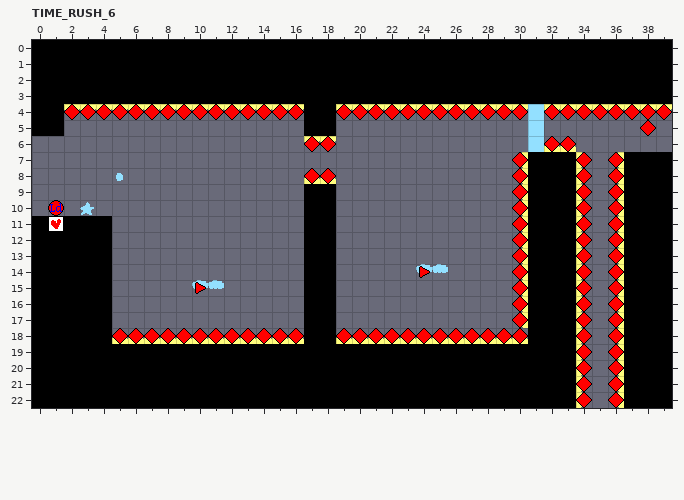
LDtk project: Assets/LDtk/level_11.ldtk. The picture above was drawn from the file before the commit.
Cells are 16x16 px. Shown: TIME_RUSH_6 x 0..39, y 0..22. The commit also changed other parts of the map, which this record leaves out.
After the commit:
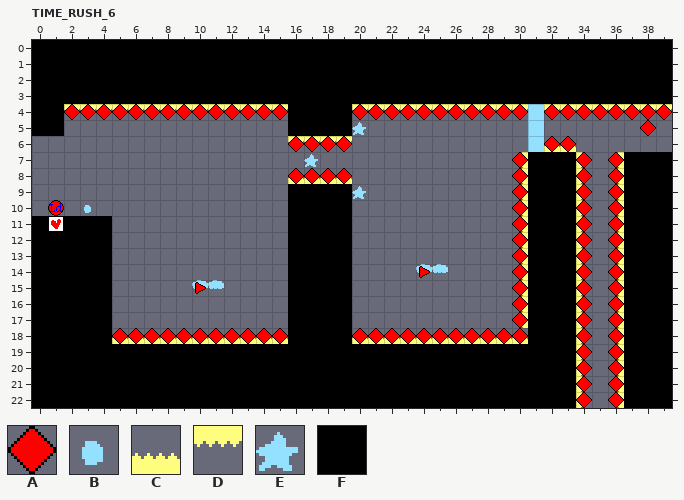
Key: from "CONTROLS": A 1; from "ENTITIES": B 0, C 16, D 17, E 98; from "GROUND": F 0.
_ is an empty cell.
Difference:
Layer "GROUND":
y 4..5: x 16 _ -> F; x 19 _ -> F
y 9..18: x 16 _ -> F; x 19 _ -> F
Layer "ENTITIES":
y 4: x 16 D -> _; x 19 D -> _
y 5: x 20 _ -> E
y 6: x 16 _ -> D; x 19 _ -> D
y 7: x 17 _ -> E
y 8: x 5 B -> _; x 16 _ -> C; x 19 _ -> C
y 9: x 20 _ -> E
y 10: x 3 E -> B
y 18: x 16 C -> _; x 19 C -> _
Layer "CONTROLS":
y 4: x 16 A -> _; x 19 A -> _
y 6: x 16 _ -> A; x 19 _ -> A
y 8: x 16 _ -> A; x 19 _ -> A
y 18: x 16 A -> _; x 19 A -> _
Changed places in both pictures, as pixel boxes (x1, y1, x2, y2):
changed: (288, 104, 318, 344)
changed: (336, 104, 366, 152)
removed: (116, 173, 123, 181)
changed: (336, 168, 366, 344)
changed: (80, 202, 94, 215)
